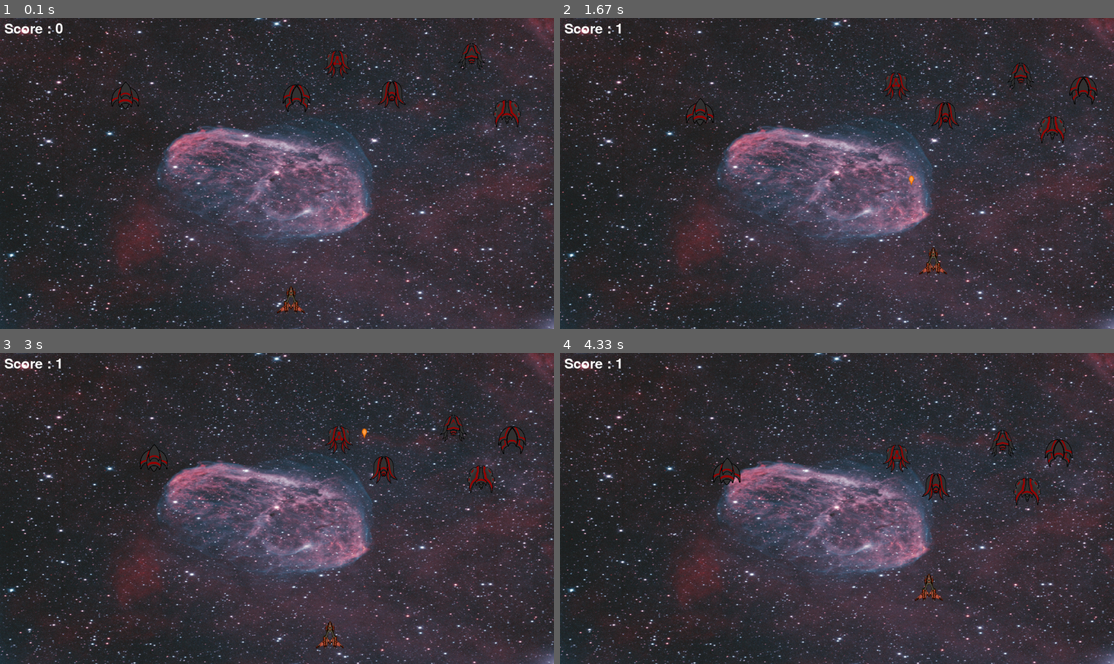
Above: before the commit, frames 1-4 (two rows, left to right).
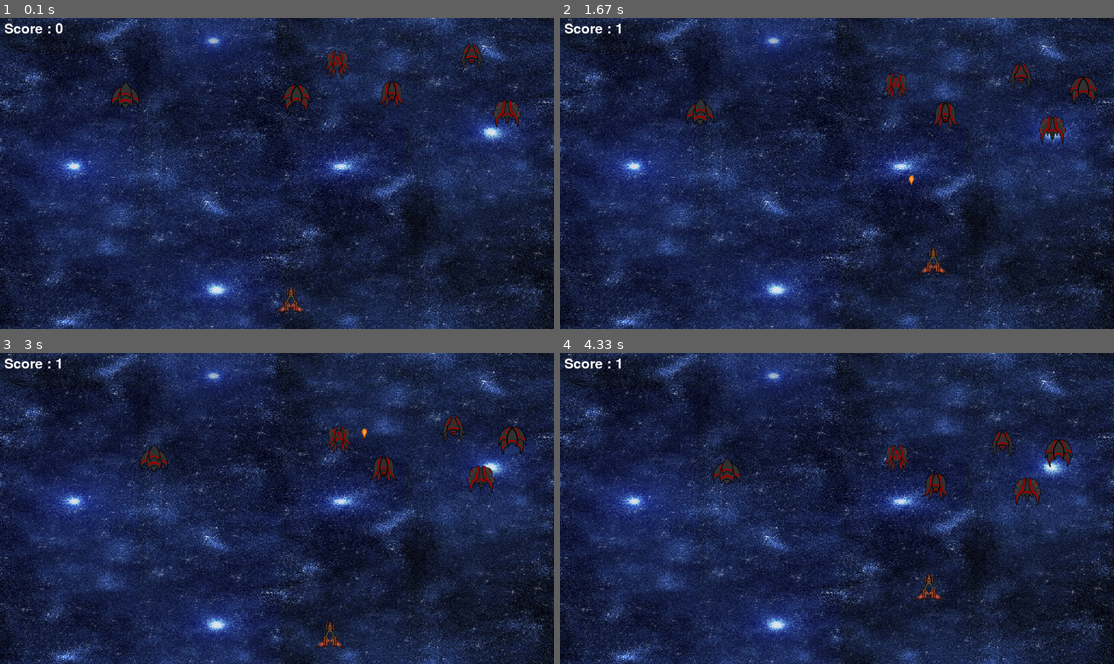
Above: after the commit, the same moments.

Repository: shadow-1212/Pygame
Game: pygame game, started from alien_invader.py
The game is run twice, just before and just after one commit, with the same random seed, the same clock (stepped at 60 frames per second) and the same inputs.
Inputs:
- Up to frame 1 (0.1 s): no input
- Up to frame 2 (1.67 s): tap Space at 0.33, 0.73, 1.03, 1.23, 1.57 s; hold Right 0.67-1.13 s; hold Up 1.17-1.47 s; hold Right from 1.5 s (still down)
- Up to frame 3 (3 s): tap Space at 1.87, 2.07, 2.37, 2.63, 2.97 s; release Right at 1.97 s; hold Left 2-2.53 s; hold Down 2.57-2.87 s; hold Left from 2.9 s (still down)
- Up to frame 4 (4.33 s): tap Space at 3.27, 3.4, 3.8, 4.1 s; release Left at 3.3 s; hold Up 3.33-3.7 s; hold Right from 3.73 s (still down)

The runs differ from the first frame. In frame 1, 87% of the frame differs, in the area x 0-100%, y 0-100%; in frame 2, 87%; in frame 3, 87%; in frame 4, 87%.

Commit message:
use join on assets path

Diff:
--- a/alien_invader.py
+++ b/alien_invader.py
@@ -1,7 +1,9 @@
 import math
 import random
+from os.path import join
 import pygame
 from pygame import mixer
+
 
 # Initialize pygame
 pygame.init()
@@ -11,7 +13,7 @@
 screen = pygame.display.set_mode((WIDTH, HEIGHT))
 
 # Background
-background = pygame.image.load('assets/bg.jpg')
+background = pygame.image.load(join("assets", "bg.png"))
 background = pygame.transform.scale(background, (WIDTH, HEIGHT))
 
 # Sound
@@ -20,11 +22,11 @@
 
 # Caption and Icon
 pygame.display.set_caption("Space Invader")
-icon = pygame.image.load('assets/space.png')
+icon = pygame.image.load(join('assets', 'space.png'))
 pygame.display.set_icon(icon)
 
 # Player
-playerImg = pygame.image.load('assets/player.png')
+playerImg = pygame.image.load(join('assets', 'player.png'))
 playerImg = pygame.transform.scale(playerImg, (64, 64))
 playerX = WIDTH // 2
 playerY = HEIGHT - 100
@@ -40,14 +42,15 @@
 num_of_enemies = 6
 
 for i in range(num_of_enemies):
-    enemyImg.append(pygame.image.load(f'assets/ships/ship ({i+1}).png'))
+    enemyImg.append(pygame.image.load(
+        join('assets/ships', f'ship ({i+1}).png')))
     enemyImg[i] = pygame.transform.scale(enemyImg[i], (64, 64))
     enemyX.append(random.randint(0, WIDTH - 64))
     enemyY.append(random.randint(50, 200))
     enemySpeed.append(0.5)
 
 # Bullet
-bulletImg = pygame.image.load('assets/bullet.png')
+bulletImg = pygame.image.load(join('assets', 'bullet.png'))
 bulletX = 0
 bulletY = 0
 bulletSpeed = 10
@@ -111,7 +114,7 @@
             if event.key == pygame.K_DOWN:
                 playerY_change = player_speed
             if event.key == pygame.K_SPACE and bullet_state == "ready":
-                bulletSound = mixer.Sound("laser.wav")
+                bulletSound = mixer.Sound(join("assets", "laser.wav"))
                 bulletSound.play()
                 bulletX = playerX
                 bulletY = playerY
@@ -145,7 +148,7 @@
 
         # Collision
         if is_collision(enemyX[i], enemyY[i], bulletX, bulletY):
-            explosionSound = mixer.Sound("explosion.wav")
+            explosionSound = mixer.Sound(join("assets", "explosion.wav"))
             explosionSound.play()
             # play the explosion image
 
